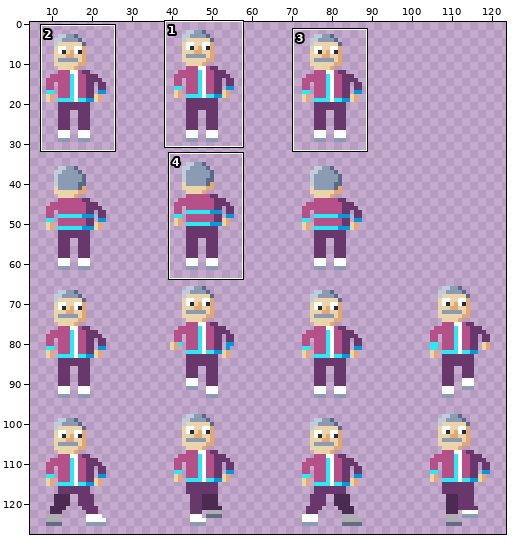
Pixel-art file: assets/textures/characters/normaali_tuulipuku_32.aseprite. Above, an overview of the earlier version with the close-up marked.
Close-up. Old version:
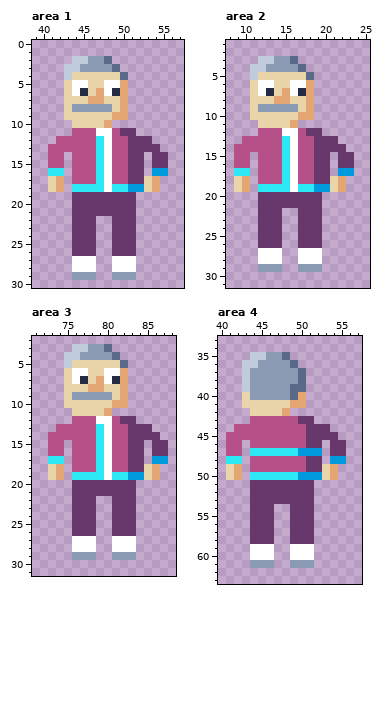
128x128 pixels, 1 frame. Shown: area 1: x 39..57, y 0..30; area 2: x 8..25, y 1..31; area 3: x 71..88, y 2..31; area 4: x 40..57, y 33..63. The wide view leaves out empty margins. The commit also changed other parts of the picture, which this record leaves out.
After the commit:
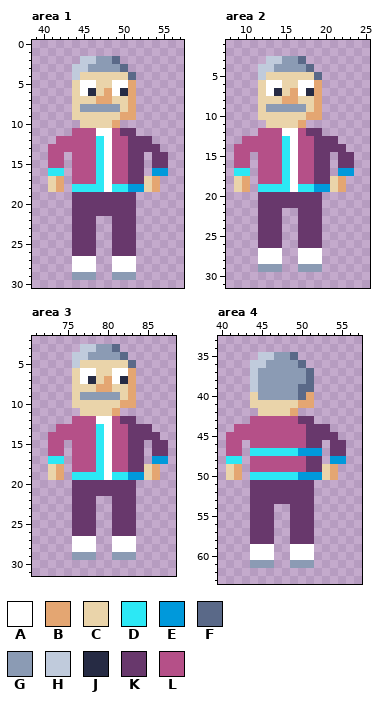
Palette (. is transparent): A #ffffff  B #e4a672  C #ead4aa  D #2ce8f5  E #0099db  F #5a6988  G #8b9bb4  H #c0cbdc  J #262b44  K #68386c  L #b55088
Change:
Changed rows in their new state; - is an unchanged pixel.
Area 1:
first column x 43:
 2 -.-H-GF--
 3 .-H---GF-
 4 .H-----CF
 5 .C-A-C-AB
 6 .CAJCBAJB
 7 .--C-B-CB
 8 .C----GCB
 9 .-----C-B
10 -.---CB--
Area 2:
first column x 11:
 3 -.-H-GF--
 4 .-H---GF-
 5 .H-----CF
 6 .C-A-C-AB
 7 .CAJCBAJB
 8 .--C-B-CB
 9 .C----GCB
10 .-----C-B
11 -.---CB--
Area 3:
first column x 75:
 3 -.-H-GF--
 4 .-H---GF-
 5 .H-----CF
 6 .C-A-C-AB
 7 .CAJCBAJB
 8 .--C-B-CB
 9 .C----GCB
10 .-----C-B
11 -.---CB--
Area 4:
first column x 43:
35 -.-H-GF--
36 .-H---GF-
37 .H-----GF
38 .H-----GF
39 .H----G-F
40 .C----GFB
41 .-----C-B
42 -.---CB--
